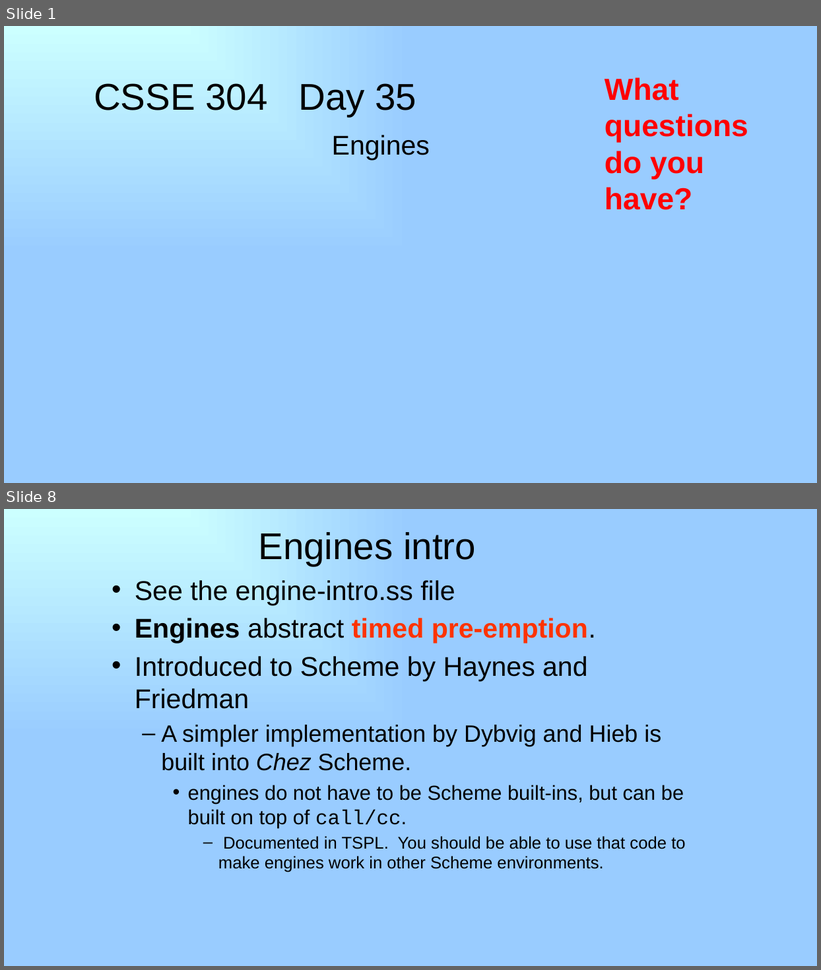
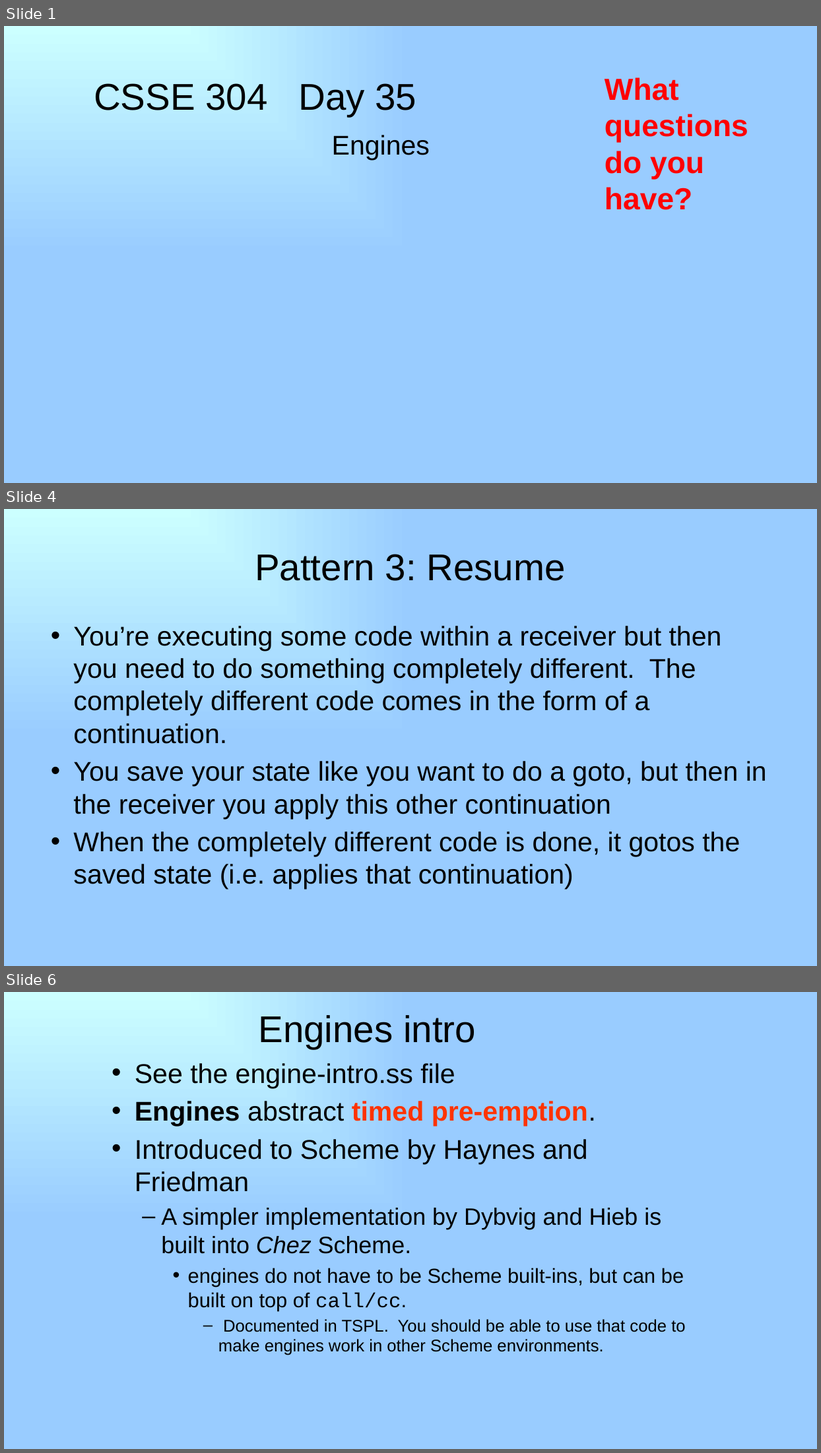
Before and after one commit to RHIT-CSSE/csse304, a slide deck: ClassMaterials/Engines/35_Final_Engines.pptx. Shown one above the other, each under a label of ours: slides 1 and 8 before the commit, slides 1, 4 and 6 after it; the slides between them are not shown. The pictures are 821x970 and 821x1453 pixels, drawn with LibreOffice and Linux fonts; fonts in the diff are those of the drawing. Boxes give left, top, right and bottom in pixels: in the first picture for what was removed or moved away, otherwise in the second. Text is boxed around its words. In the diff, an @@ line names an element or a change of style, - is before the commit and + after.

Commit message:
3 callcc patterns

```diff
--- a/ClassMaterials/Engines/35_Final_Engines.pptx
+++ b/ClassMaterials/Engines/35_Final_Engines.pptx
@@ slide 4 added at bbox=[4, 509, 817, 966], background gradient #CCFFFF to #99CCFF @@
@@ title added at bbox=[255, 554, 566, 581], 44 pt, text #000000 @@
+Pattern 3: Resume
@@ text added at bbox=[73, 626, 767, 890], 32 pt, text #000000 @@
+• You’re executing some code within a receiver but then you need to do something completely different. The completely different code comes in the form of a continuation.
+• You save your state like you want to do a goto, but then in the receiver you apply this other continuation
+• When the completely different code is done, it gotos the saved state (i.e. applies that continuation)
@@ what was slide 8 is now slide 6 @@
```
Also in this commit, not shown: 1 slide changed, 2 other slides added, 5 slides removed, 5 other files.
